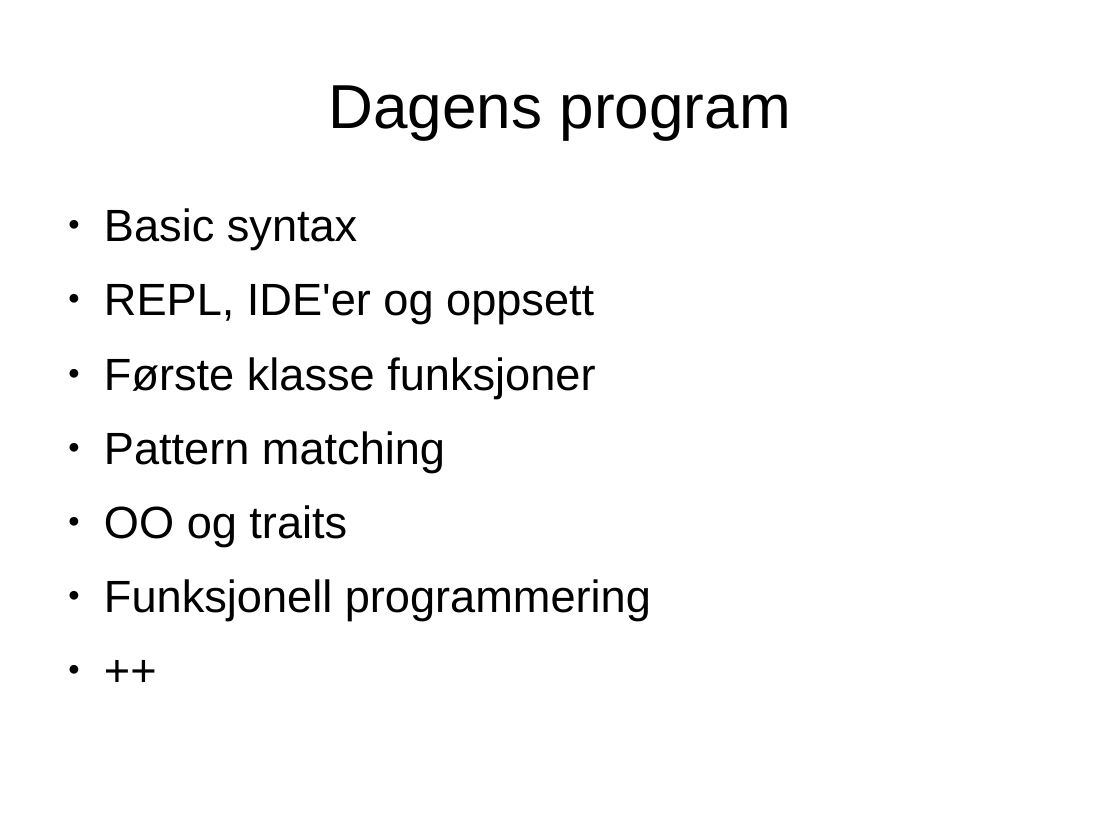
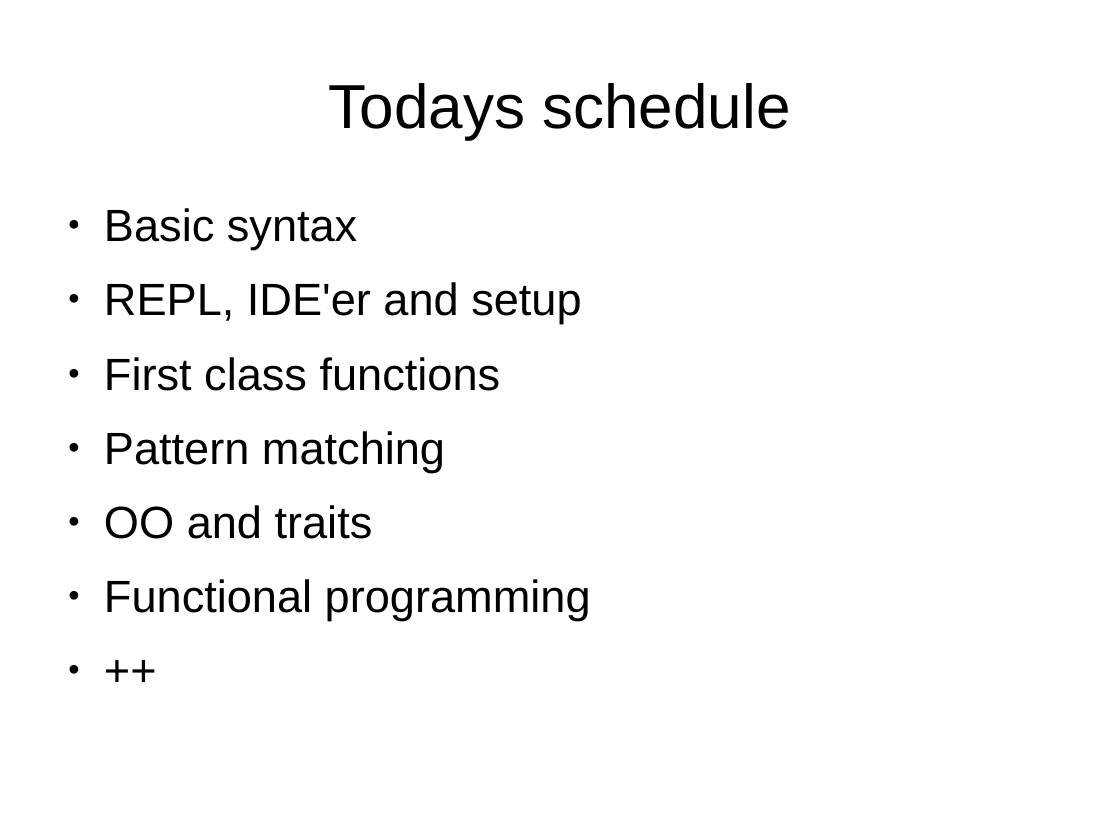
Before and after one commit to javaBin/scala-training-slides, a slide deck: slide 12 of 1.1 - start.odp (slide 13 before the commit). Drawn at 1120x840 pixels with LibreOffice and Linux fonts; fonts in the diff are those of the drawing; background and template pictures are left out. Boxes give left, top, right and bottom in pixels: in the first picture for what was removed or moved away, otherwise in the second. Text is boxed around its words. In the diff, an @@ line names an element or a change of style, - is before the commit and + after.

```diff
--- a/1.1 - start.odp
+++ b/1.1 - start.odp
@@ title at (x1=328, y1=83, x2=790, y2=139): text changed @@
-Dagens program
+Todays schedule
@@ text at (x1=104, y1=282, x2=581, y2=391): text changed @@
-● REPL, IDE'er og oppsett
-● Første klasse funksjoner
+● REPL, IDE'er and setup
+● First class functions
@@ text at (x1=104, y1=505, x2=591, y2=621): text changed @@
-● OO og traits
-● Funksjonell programmering
+● OO and traits
+● Functional programming
```
Also in this commit, not shown: 1 other slide changed, 1 slide removed.
